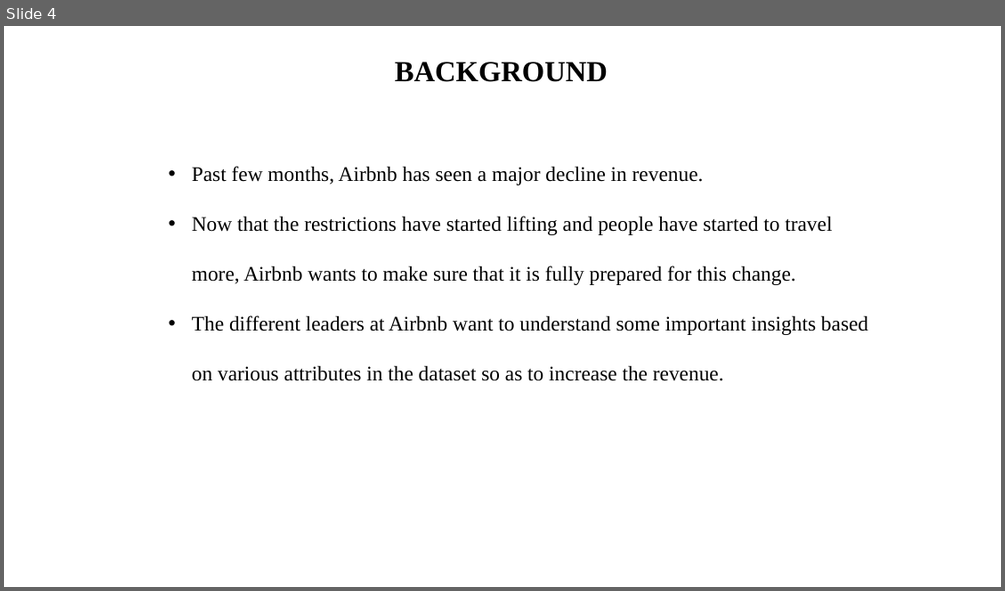
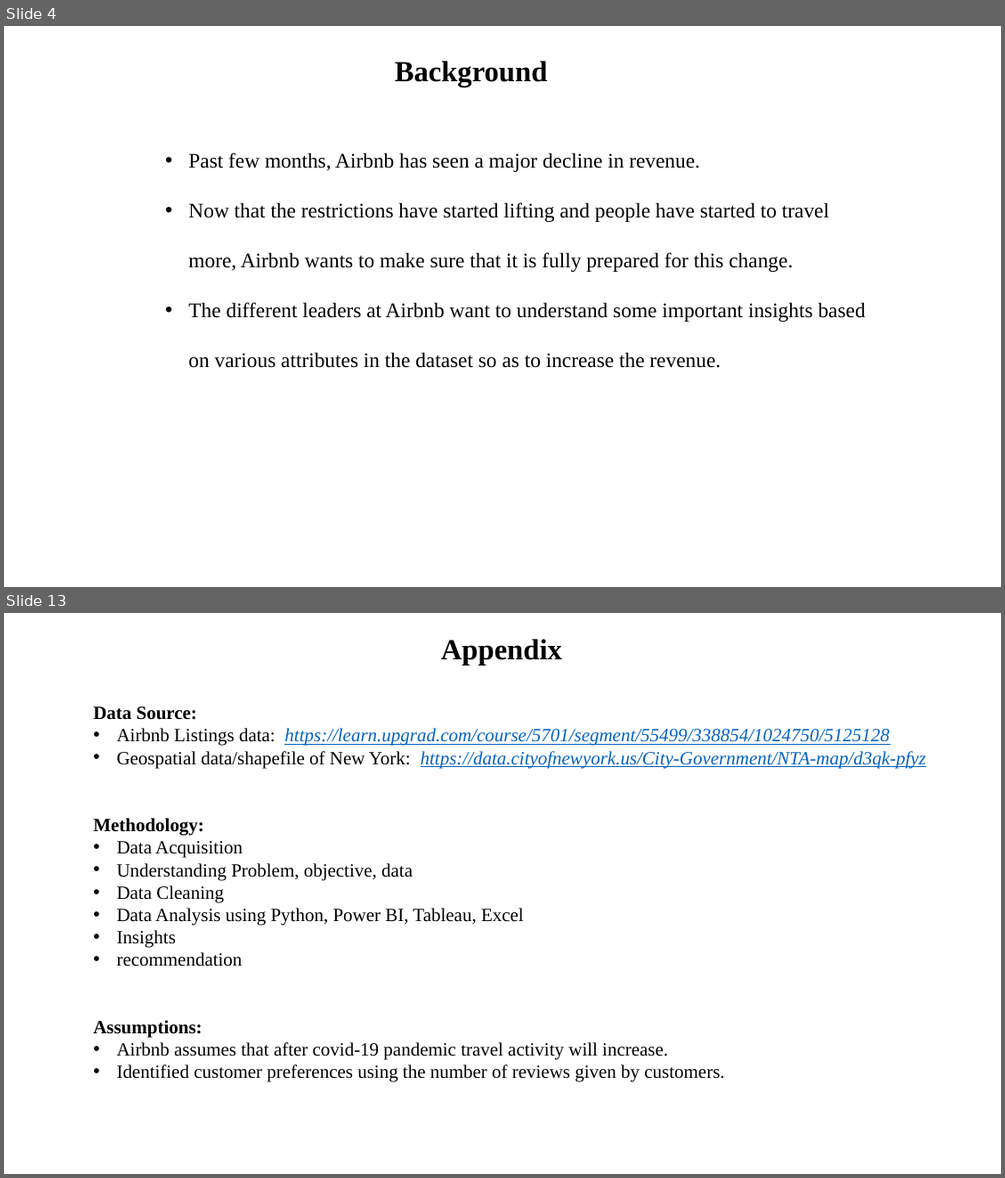
Before and after one commit to sagarbarge/Airbnb_NYC_Storytelling, a slide deck: Presentation_1_Analyst.pptx. Shown one above the other, each under a label of ours: slide 4 before the commit, slides 4 and 13 after it; the slides between them are not shown. The pictures are 1005x591 and 1005x1178 pixels, drawn with LibreOffice and Linux fonts; fonts in the diff are those of the drawing. Boxes give left, top, right and bottom in pixels: in the first picture for what was removed or moved away, otherwise in the second. Text is boxed around its words. In the diff, an @@ line names an element or a change of style, - is before the commit and + after.

```diff
--- a/Presentation_1_Analyst.pptx
+++ b/Presentation_1_Analyst.pptx
@@ slide 13 added at (x1=4, y1=613, x2=1001, y2=1174), background #FFFFFF @@
@@ text added at (x1=441, y1=639, x2=562, y2=665), 28 pt, text #000000, bold @@
+Appendix
@@ text added at (x1=93, y1=706, x2=926, y2=1082), 18 pt, text #000000 @@
+Data Source:
+• Airbnb Listings data: https://learn.upgrad.com/course/5701/segment/55499/338854/1024750/5125128
+• Geospatial data/shapefile of New York: https://data.cityofnewyork.us/City-Government/NTA-map/d3qk-pfyz
+Methodology:
+• Data Acquisition
+• Understanding Problem, objective, data
+• Data Cleaning
+• Data Analysis using Python, Power BI, Tableau, Excel
+• Insights
+• recommendation
+Assumptions:
+• Airbnb assumes that after covid-19 pandemic travel activity will increase.
+• Identified customer preferences using the number of reviews given by customers.
@@ slide 4 changed as well @@
@@ text at (x1=395, y1=61, x2=548, y2=87): text changed @@
-BACKGROUND
+Background
@@ text "Past few months, Airbnb has ..." moved from (x1=192, y1=166, x2=868, y2=381) to (x1=188, y1=152, x2=866, y2=368) @@
```
Also in this commit, not shown: 4 other slides changed, 7 other slides added, 5 slides removed, 21 other files.
